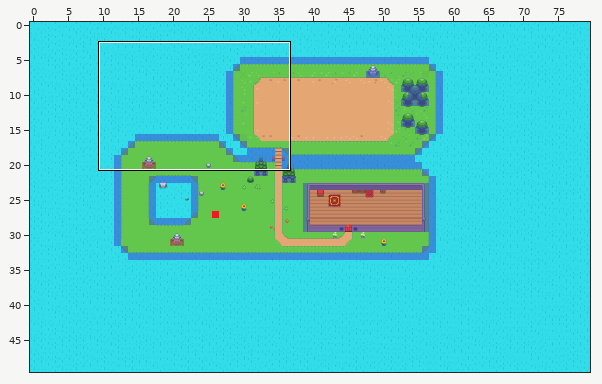
Tiled map (JSON): resources/map/0.tmj. Above: a wide view before the commit, with the close-up outlined.
Close-up. The starting point:
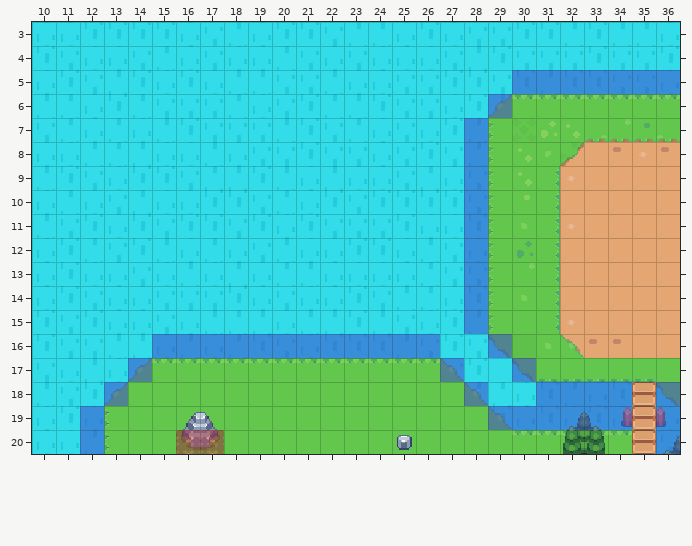
Cells are 16x16 px. Shown: x 10..36, y 3..20. The commit also changed other parts of the map, which this record leaves out.
Once edited:
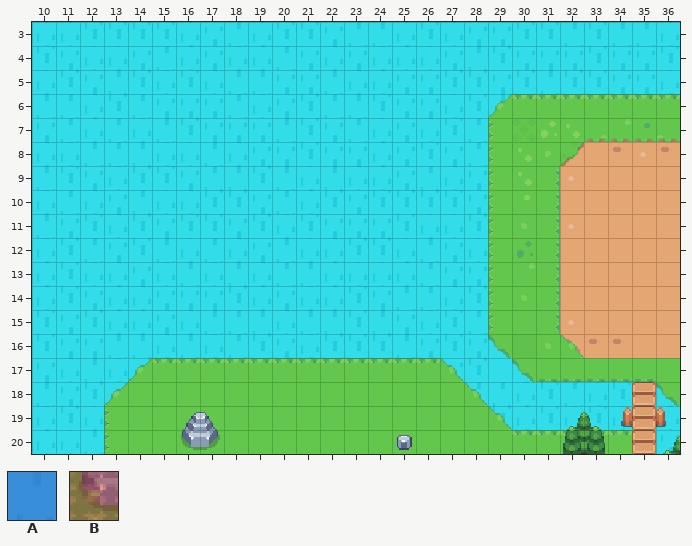
Key: from "plain-color": A 0; from "tilesets": B 2345.
_ is an empty cell.
See-through tiles are keyed as they look on the map.
The exact change:
{"where": "layer \"obstacles\" (now hidden)"}
{"y":5,"x":30,"old":"AAAAAAA","new":"_______"}
{"y":6,"x":29,"old":"A","new":"_"}
{"y":7,"x":28,"old":"A","new":"_"}
{"y":8,"x":28,"old":"A","new":"_"}
{"y":9,"x":28,"old":"A","new":"_"}
{"y":10,"x":28,"old":"A","new":"_"}
{"y":11,"x":28,"old":"A","new":"_"}
{"y":12,"x":28,"old":"A","new":"_"}
{"y":13,"x":28,"old":"A","new":"_"}
{"y":14,"x":28,"old":"A","new":"_"}
{"y":15,"x":28,"old":"A","new":"_"}
{"y":16,"x":15,"old":"AAAAAAAAAAAA","new":"____________"}
{"y":16,"x":29,"old":"A","new":"_"}
{"y":17,"x":14,"old":"A","new":"_"}
{"y":17,"x":27,"old":"A","new":"_"}
{"y":17,"x":30,"old":"A","new":"_"}
{"y":18,"x":13,"old":"A","new":"_"}
{"y":18,"x":28,"old":"A","new":"_"}
{"y":18,"x":31,"old":"AAAA","new":"____"}
{"y":18,"x":36,"old":"A","new":"_"}
{"y":19,"x":12,"old":"A","new":"_"}
{"y":19,"x":29,"old":"AAAAAA","new":"______"}
{"y":19,"x":36,"old":"A","new":"_"}
{"y":20,"x":12,"old":"A","new":"_"}
{"y":20,"x":16,"old":"BB","new":"__"}
{"y":20,"x":36,"old":"A","new":"_"}
{"label":"removed","picture_box":[80,70,680,454]}
